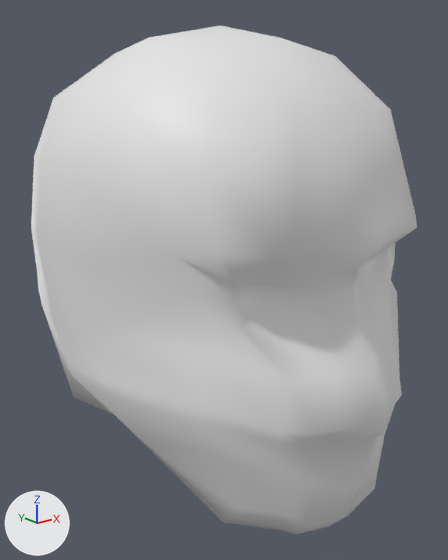
One commit to the Blender file Blender/Characters/Characters.blend: the scene before it, then after it.
The view is the same before and after, from a camera (50 mm lens) standing at (-1.73, -2.18, 0.76) and looking at (0.01, -0.01, -0.11). The lights are fixed; the arrows at lower left show +X, +Y and +Z. The picture after the commit comes second.

In view in the first picture: 'Roundcube'.
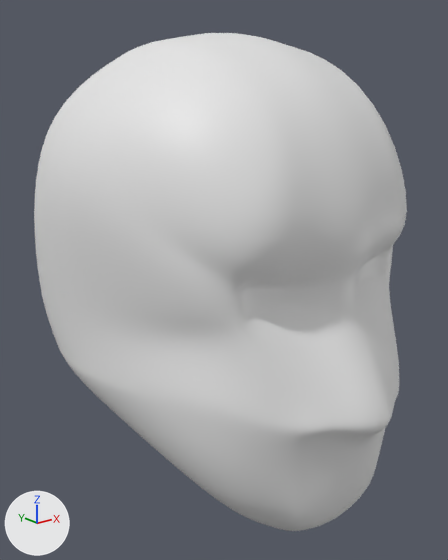
Pixel boxes [x1, y1, x2, y2] of what changed, in the pictures (448 x 560 px; the box of a moved part takes in the faces that stretch with it):
'Roundcube', reshaped, modifiers changed
    before: [31, 25, 417, 534]
    after: [34, 33, 407, 531]
part 1 of me_roundcube, moved or reshaped
    before: [37, 274, 402, 527]
    after: [34, 206, 399, 525]

Edits to the bpy script that builds the scene:
```text
Change me_roundcube:
    used by ob_roundcube; location = (0.0, 0.0, 0.0)
    remove me_roundcube.from_pydata(...)  # 173 vertices, 158 faces; spans x -0.01..0.77, y -0.98..1.03, z -1.1..1.0
    add me_roundcube.from_pydata(...)  # 160 vertices, 146 faces; spans x 0.0..0.77, y -1.01..1.03, z -1.1..1.0
    me_roundcube part 1
    32 vertices are removed from x 0.0..0.73, y -0.98..0.96, z -0.46..0.48
    52 faces are deleted
    14 vertices move from x 0.0..0.69, y -0.59..0.79, z -1.0..0.71 to x 0.0..0.68, y -0.64..0.78, z -1.05..0.73
    19 vertices are added at x 0.0..0.72, y -1.01..0.96, z -0.48..0.4
    40 new faces join them
Change ob_roundcube:
    add _m = ob_roundcube.modifiers.new('Subdivision', 'SUBSURF')
    add _m.levels = 2
```
